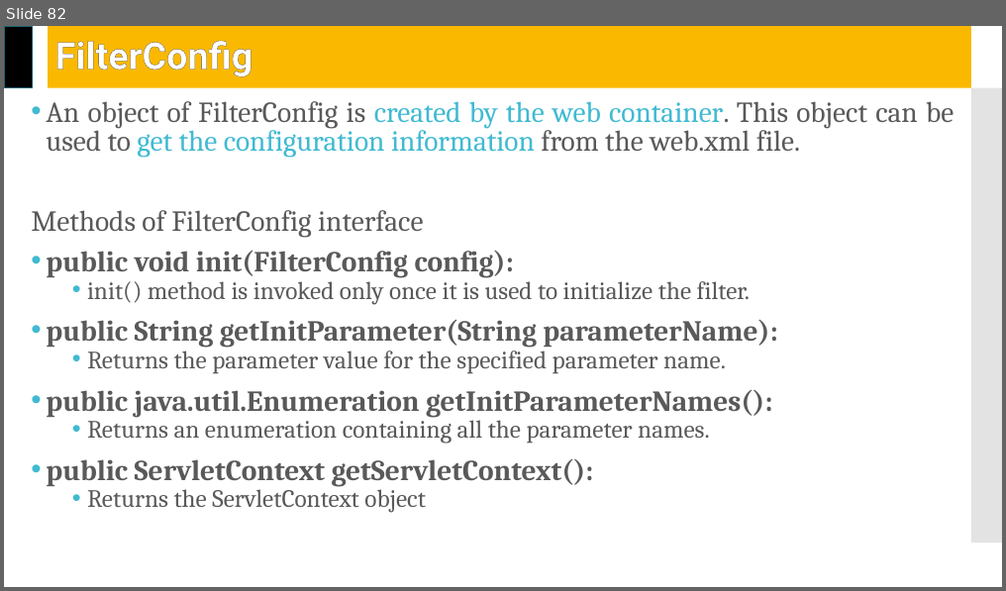
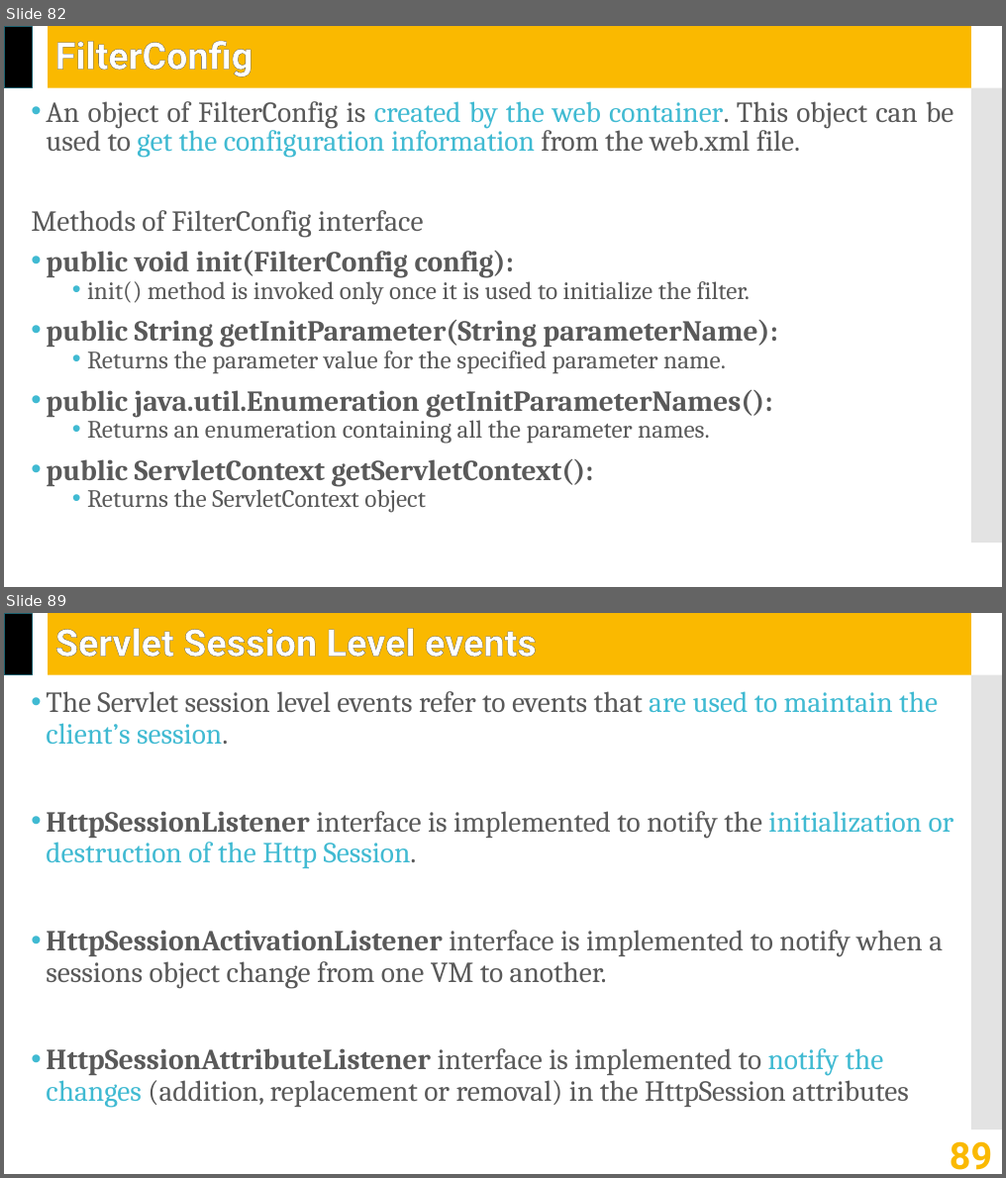
Before and after one commit to jrambasana/AJP2022-material, a slide deck: AJP Slides/AJP (01ce0502) - Unit 4 - Servlet API.pptx. Shown one above the other, each under a label of ours: slide 82 before the commit, slides 82 and 89 after it; the slides between them are not shown. The pictures are 1006x591 and 1006x1178 pixels, drawn with LibreOffice and Linux fonts; fonts in the diff are those of the drawing. Boxes give left, top, right and bottom in pixels: in the first picture for what was removed or moved away, otherwise in the second. Text is boxed around its words. In the diff, an @@ line names an element or a change of style, - is before the commit and + after.

```diff
--- a/AJP Slides/AJP (01ce0502) - Unit 4 - Servlet API.pptx
+++ b/AJP Slides/AJP (01ce0502) - Unit 4 - Servlet API.pptx
@@ slide 89 added at (4,613,1002,1174), background #FFFFFF; not listed: 3 template elements that a slide beside it also shows @@
@@ title added at (55,628,537,657), 36 pt, text #FFFFFF, bold @@
+Servlet Session Level events
@@ text added at (46,691,954,1108), 28 pt, text #595959 @@
+• The Servlet session level events refer to events that are used to maintain the client’s session.
+• HttpSessionListener interface is implemented to notify the initialization or destruction of the Http Session.
+• HttpSessionActivationListener interface is implemented to notify when a sessions object change from one VM to another.
+• HttpSessionAttributeListener interface is implemented to notify the changes (addition, replacement or removal) in the HttpSession attributes
@@ page number added at (949,1142,992,1170), 36 pt, text #FAB900, bold @@
+89
```
Also in this commit, not shown: 2 slides changed, 16 other slides added, 6 other files.
